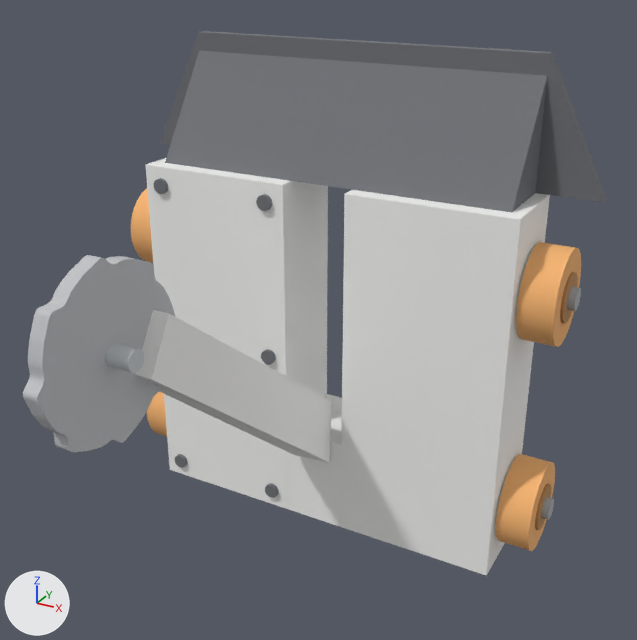
The glTF model viewer/data/models/sawcon.glb, before and after one commit.
Before and after are seen from a 50 mm lens placed at (95.1, -183.4, 98.2), pointed at (12.8, -33.8, 23.4). The axes (+X, +Y, +Z) are drawn at lower left. The lights are the same throughout. The picture after the commit comes second.

The scene before the commit, as lines of its bpy script (objects in view):
```python
me_arm = bpy.data.meshes.new('arm')
me_arm.from_pydata(...)  # 8 vertices, 12 faces; spans x -5.0..5.0, y -79.0..-13.0, z -25.7..38.0
me_arm.materials.append(mat_arm)  # white #f7f7f6
# before: 0 (5.0, -13.6, -25.7) at pixel (329, 462), 1 (5.0, -13.0, -8.0) at pixel (331, 400), 2 (-5.0, -13.0, -8.0), 3 (5.0, -73.0, 38.0) at pixel (169, 313), 4 (-5.0, -73.0, 38.0)
# before: 5 (5.0, -79.0, 28.0) at pixel (151, 379), 6 (-5.0, -79.0, 28.0), 7 (-5.0, -14.8, -25.7) at pixel (293, 454)
me_dt_shaft_weapon = bpy.data.meshes.new('dt_shaft_weapon')
me_dt_shaft_weapon.from_pydata(...)  # a 126-sided cylinder along x spanning x -6.5..6.5, y -86.0..-82.0, z 32.0..36.0
me_dt_shaft_weapon.materials.append(mat_dt_shaft_weapon)  # light grey #ccd1d4
me_plow = bpy.data.meshes.new('plow')
me_plow.from_pydata(...)  # 8 vertices, 12 faces; spans x -60.0..60.0, y 8.0..11.0, z 45.0..75.0
me_plow.materials.append(mat_plow)  # grey #717378
me_weapon = bpy.data.meshes.new('weapon')
me_weapon.from_pydata(...)  # 2526 vertices, 5048 faces; spans x -1.5..1.5, y -101.1..-67.0, z 16.9..51.1
me_weapon.materials.append(mat_weapon)  # light grey #c2c4c7
ob_arm = bpy.data.objects.new('arm', me_arm)
ob_arm.location = (0.0, 0.0, 0.0)
ob_dt_shaft_weapon = bpy.data.objects.new('dt_shaft_weapon', me_dt_shaft_weapon)
ob_dt_shaft_weapon.location = (0.0, 0.0, 0.0)
ob_plow = bpy.data.objects.new('plow', me_plow)
ob_plow.location = (0.0, 0.0, 0.0)
ob_weapon = bpy.data.objects.new('weapon', me_weapon)
ob_weapon.location = (0.0, 0.0, 0.0)
# also in view: 'pod_r' at (-28.0, -2.0, 0.0); 'wheel_l1' at (52.5, 0.0, 25.0); 'bridge' at (0.0, -2.0, -32.5); 'plow_face' at (0.0, 1.0, 60.0); 'wheel_l0' at (52.5, 0.0, -30.0)
```
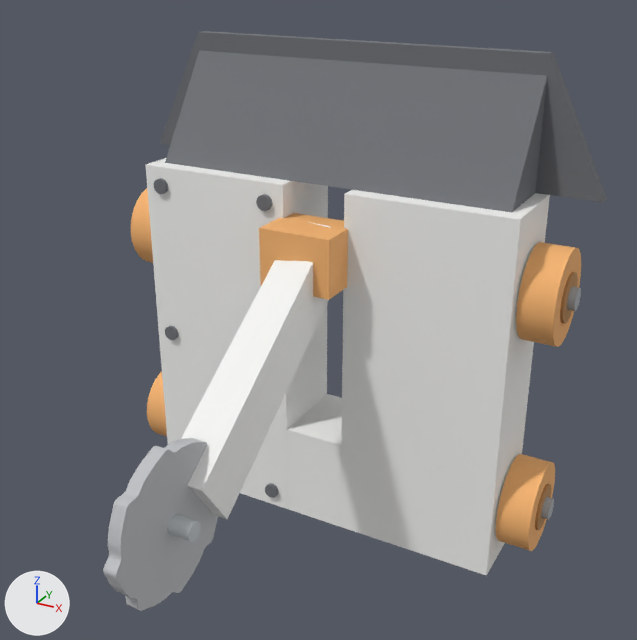
The change in detail:
Material 'arm_mount' (mat_arm_mount) is new.
Its base color is (0.941, 0.478, 0.173) (orange #f8b873).
Its metallic is 0.1.
Its roughness is 0.8.
me_weapon is used by ob_weapon; location (0.0, 0.0, 0.0).
me_weapon had 2526 vertices, 5048 faces and spanned x -1.5..1.5, y -101.1..-67.0, z 16.9..51.1.
me_weapon now has 2524 vertices, 5044 faces and spans x -1.5..1.5, y -89.1..-55.0, z -25.1..9.1.
me_weapon part 1: 2526 vertices removed from x -1.5..1.5, y -101.1..-67.0, z 16.9..51.1.
me_weapon part 2: 2524 vertices added at x -1.5..1.5, y -89.1..-55.0, z -25.1..9.1.
me_arm is used by ob_arm; location (0.0, 0.0, 0.0).
Verts and faces of me_arm; kept vertices keep their numbers, new ones are numbered from 8.
me_arm had 8 vertices, 12 faces and spanned x -5.0..5.0, y -79.0..-13.0, z -25.7..38.0.
me_arm now has 8 vertices, 12 faces and spans x -5.0..5.0, y -67.0..-11.0, z -14.0..37.2.
Part 3, on me_arm:
Vertices deleted: 0 to 7 (with the faces that use them).
Part 4, on me_arm:
New vertex 8 is at (-5.0, -11.0, 22.0).
New vertex 9 is at (-5.0, -67.0, -2.0).
New vertex 10 is at (-5.0, -59.0, -14.0).
New vertices 11, 12, 13 stand at vertices 8, 9, 10, in that order, plus (10.0, 0.0, 0.0).
New vertex 14 is at (-5.0, -12.1, 36.9), pixel (296, 219).
New vertex 15 is at (5.0, -13.8, 37.2), pixel (330, 226).
New faces: (8, 14, 11), (11, 14, 15), (9, 15, 14), (9, 12, 15), (9, 10, 12), (10, 13, 12).
New faces: (8, 13, 10), (8, 11, 13), (8, 10, 9), (8, 9, 14), (11, 12, 13), (11, 15, 12).
me_dt_shaft_weapon is used by ob_dt_shaft_weapon; location (0.0, 0.0, 0.0).
me_dt_shaft_weapon had 252 vertices, 500 faces and spanned x -6.5..6.5, y -86.0..-82.0, z 32.0..36.0.
me_dt_shaft_weapon now has 252 vertices, 500 faces and spans x -6.5..6.5, y -74.0..-70.0, z -10.0..-6.0.
me_dt_shaft_weapon part 5: 252 vertices removed from x -6.5..6.5, y -86.0..-82.0, z 32.0..36.0.
me_dt_shaft_weapon part 6: 252 vertices added at x -6.5..6.5, y -74.0..-70.0, z -10.0..-6.0, forming a 126-sided cylinder along x.
Mesh me_arm_mount is new.
It is a box spanning x -9.0..9.0, y -22.0..-8.0, z 23.0..37.0.
It uses material mat_arm_mount (orange #f8b873).
Object 'arm_mount' (ob_arm_mount) is new; it shows me_arm_mount.
Its location is (0.0, 0.0, 0.0).

Where the change shows, as pixel boxes (x1, y1, x2, y2) in the pictures (637 x 640 px):
'weapon', reshaped (24% narrower, 12% shorter)
    before: (23, 255, 175, 452)
    after: (103, 438, 218, 611)
'arm', reshaped (24% narrower, 95% taller)
    before: (135, 310, 331, 462)
    after: (181, 222, 330, 519)
'arm_mount', added (orange)
    after: (259, 213, 348, 300)
'dt_shaft_weapon', reshaped (12% narrower, 6% shorter)
    before: (105, 343, 144, 373)
    after: (167, 514, 201, 542)
part 1 of me_weapon, deleted
    before: (23, 255, 175, 452)
part 2 of me_weapon, added
    after: (103, 438, 218, 611)
part 3 of me_arm, deleted
    before: (135, 310, 331, 462)
part 4 of me_arm, added
    after: (181, 222, 330, 519)
part 5 of me_dt_shaft_weapon, deleted
    before: (105, 343, 144, 373)
part 6 of me_dt_shaft_weapon, added
    after: (167, 514, 201, 542)
